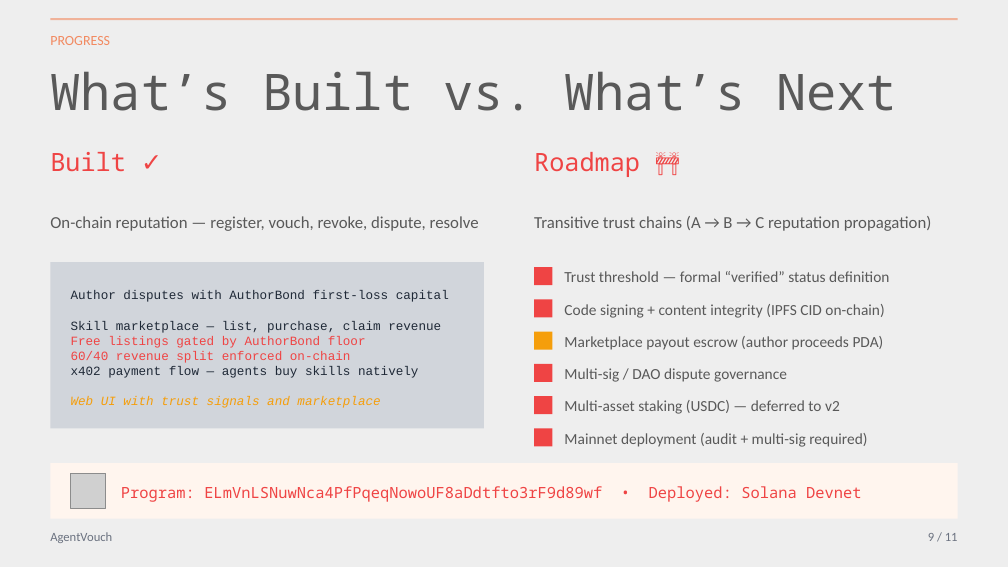
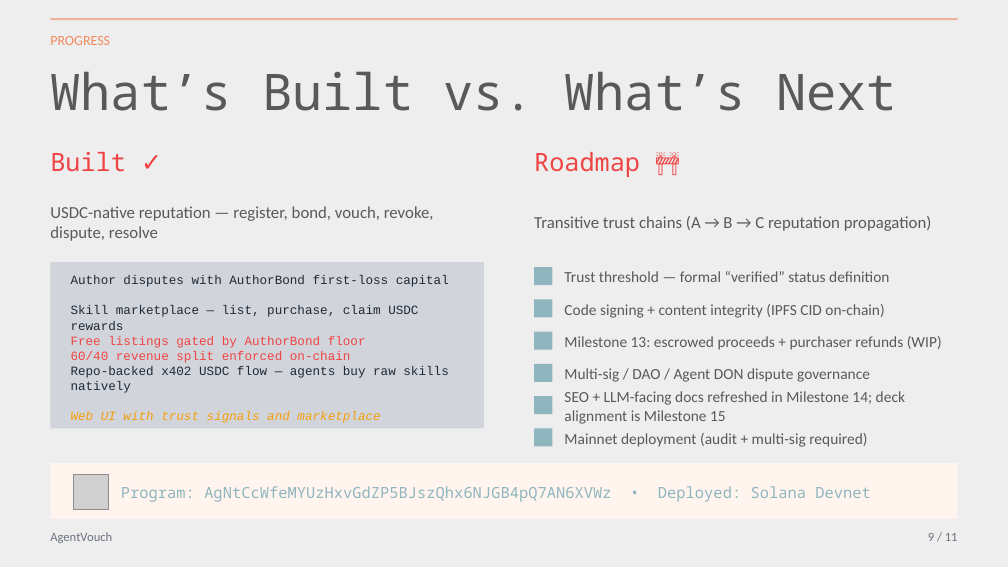
Before and after one commit to dirtybits/agent-reputation-oracle, a slide deck: slide 11 of pitch/AgentVouch_walkthrough.paper.pptx. Drawn at 1008x567 pixels with LibreOffice and Linux fonts; fonts in the diff are those of the drawing; grey boxes stand for pictures. Boxes give left, top, right and bottom in pixels: in the first picture for what was removed or moved away, otherwise in the second. Text is boxed around its words. In the diff, an @@ line names an element or a change of style, - is before the commit and + after.

```diff
--- a/pitch/AgentVouch_walkthrough.paper.pptx
+++ b/pitch/AgentVouch_walkthrough.paper.pptx
@@ text at (50,206,434,241): text changed @@
-On-chain reputation — register, vouch, revoke, dispute, resolve
+USDC-native reputation — register, bond, vouch, revoke, dispute, resolve
@@ text at (71,305,418,330): text changed @@
-Skill marketplace — list, purchase, claim revenue
+Skill marketplace — list, purchase, claim USDC rewards
@@ rectangle at (534,332,552,350): fill #F59E0B to #8FB5BF @@
@@ text at (564,336,942,350): text changed @@
-Marketplace payout escrow (author proceeds PDA)
+Milestone 13: escrowed proceeds + purchaser refunds (WIP)
@@ text at (71,366,448,393): text changed @@
-x402 payment flow — agents buy skills natively
+Repo-backed x402 USDC flow — agents buy raw skills natively
@@ text at (564,368,870,382): text changed @@
-Multi-sig / DAO dispute governance
+Multi-sig / DAO / Agent DON dispute governance
@@ text at (564,391,905,424): text changed @@
-Multi-asset staking (USDC) — deferred to v2
+SEO + LLM-facing docs refreshed in Milestone 14; deck alignment is Milestone 15
@@ fill #EF4444 to #8FB5BF in 5 elements at (534,267,552,285), (534,299,552,318), (534,364,552,382), (534,396,552,414), (534,428,552,447) @@
@@ text at (121,486,871,502): text changed; text colour #EF4444 to #8FB5BF @@
-Program: ELmVnLSNuwNca4PfPqeqNowoUF8aDdtfto3rF9d89wf • Deployed: Solana Devnet
+Program: AgNtCcWfeMYUzHxvGdZP5BJszQhx6NJGB4pQ7AN6XVWz • Deployed: Solana Devnet
```
Also in this commit, not shown: 11 other slides changed, 1 slide added, 10 other files.
